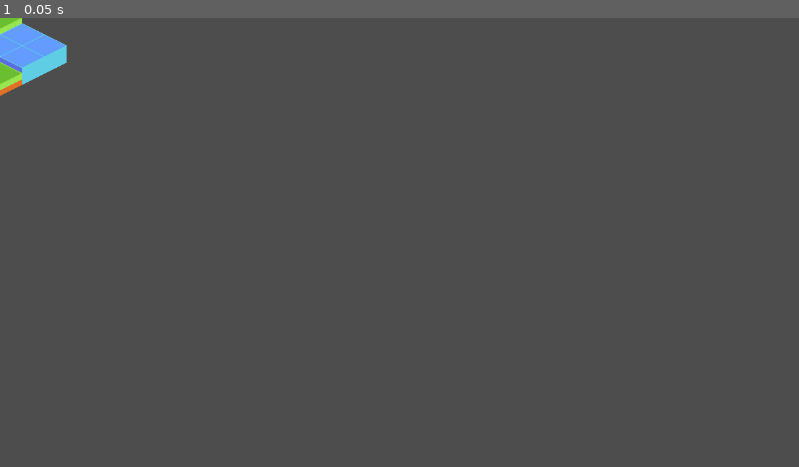
Above: before the commit, frame 1.
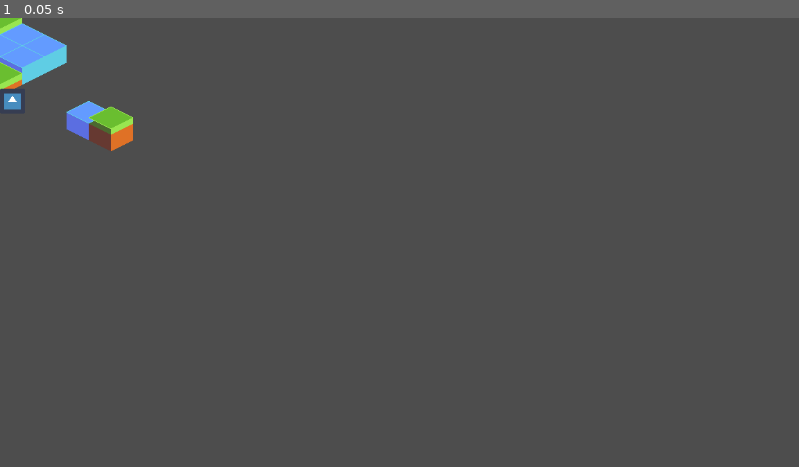
Above: after the commit, the same moment.

Repository: downflux/game
Game: Godot game, scene res://scenes/map/isometric_v2/isometric_v2.tscn
Two runs of this game, one before a commit and one after it. Both use one fixed random seed, a clock stepped at 60 frames per second and the inputs below. The project has no main scene, so this scene is started directly. The engine's default icon, where the game draws it, is replaced by a stand-in: a white triangle on a blue panel in a dark square.
Inputs:
- Up to frame 1 (0.05 s): no input

The runs differ from the first frame. In frame 1, 0.7% of the frame differs, in the area x 0-17%, y 15-30%.

Commit message:
Update isometric V2 sprite sheet

Diff:
--- a/scenes/map/isometric_v2/isometric_v2.tscn
+++ b/scenes/map/isometric_v2/isometric_v2.tscn
@@ -1,11 +1,26 @@
-[gd_scene load_steps=3 format=3 uid="uid://d07mmws12lxef"]
+[gd_scene load_steps=4 format=3 uid="uid://d07mmws12lxef"]
 
+[ext_resource type="Texture2D" uid="uid://dxur8d7jlcy3r" path="res://icon.png" id="1_krdt5"]
 [ext_resource type="TileSet" uid="uid://bxvy3qs1vwdd7" path="res://scenes/map/isometric_v2/terrain_top.tres" id="1_mh8kw"]
 [ext_resource type="TileSet" uid="uid://lv22ribevpin" path="res://scenes/map/isometric_v2/terrain_side.tres" id="2_fhlnm"]
 
 [node name="IsometricMapV2" type="Node2D"]
+y_sort_enabled = true
+
+[node name="Icon" type="Sprite2D" parent="."]
+y_sort_enabled = true
+position = Vector2(18, 120)
+scale = Vector2(0.0608333, 0.0608333)
+texture = ExtResource("1_krdt5")
 
 [node name="Layer" type="Node2D" parent="."]
+
+[node name="Side" type="TileMap" parent="Layer"]
+y_sort_enabled = true
+tile_set = ExtResource("2_fhlnm")
+format = 2
+layer_0/y_sort_enabled = true
+layer_0/tile_data = PackedInt32Array(65535, 0, 0, 0, 65536, 0, 65536, 65536, 0, 65537, 65536, 0, 1, 65536, 0, 131072, 0, 1, 131073, 0, 1, 65534, 65536, 0, 131071, 0, 0, 131070, 0, 0, 196607, 0, 0, 262143, 131072, 2, 327679, 196608, 2, 327678, 0, 3, 262142, 0, 0, 458752, 0, 0, 393216, 0, 4, 393217, 65536, 4, 458753, 131072, 4, 524289, 196608, 4, 524288, 0, 5, 589823, 65536, 5, 524287, 131072, 5, 458751, 196608, 5, 393218, 131072, 7, 458754, 131072, 7, 524290, 131072, 7, 589826, 196608, 7, 589825, 0, 8, 589824, 0, 8, 655359, 0, 8, 655358, 65536, 8, 589822, 131072, 8, 524286, 131072, 8, 458750, 131072, 8, 327677, 0, 3, 262141, 65536, 3, 131078, 0, 0, 131077, 65536, 0)
 
 [node name="Top" type="TileMap" parent="Layer"]
 z_index = 1
@@ -13,11 +28,7 @@
 tile_set = ExtResource("1_mh8kw")
 format = 2
 layer_0/y_sort_enabled = true
-layer_0/tile_data = PackedInt32Array(65535, 0, 0, 0, 65536,  …(508 unchanged characters)…  8, 524286, 131072, 8, 458750, 131072, 8)
+layer_0/tile_data = PackedInt32Array(65535, 0, 0, 0, 65536,  …(508 unchanged characters)…  8, 524286, 131072, 8, 458750, 131072, 8, 327677, 65536, 3, 262141, 131072, 3, 131078, 0, 0, 131077, 65536, 0)
 
-[node name="Side" type="TileMap" parent="Layer"]
-y_sort_enabled = true
-tile_set = ExtResource("2_fhlnm")
+[node name="CollisionBox" type="TileMap" parent="Layer"]
 format = 2
-layer_0/y_sort_enabled = true
-layer_0/tile_data = PackedInt32Array(65535, 0, 0, 0, 65536, 0, 65536, 65536, 0, 65537, 65536, 0, 1, 65536, 0, 131072, 0, 1, 131073, 0, 1, 65534, 65536, 0, 131071, 0, 0, 131070, 0, 0, 196607, 0, 0, 262143, 131072, 2, 327679, 196608, 2, 327678, 0, 3, 262142, 0, 0, 458752, 0, 0, 393216, 0, 4, 393217, 65536, 4, 458753, 131072, 4, 524289, 196608, 4, 524288, 0, 5, 589823, 65536, 5, 524287, 131072, 5, 458751, 196608, 5, 393218, 131072, 7, 458754, 131072, 7, 524290, 131072, 7, 589826, 196608, 7, 589825, 0, 8, 589824, 0, 8, 655359, 0, 8, 655358, 65536, 8, 589822, 131072, 8, 524286, 131072, 8, 458750, 131072, 8)
--- a/scenes/map/isometric_v2/terrain_top.tres
+++ b/scenes/map/isometric_v2/terrain_top.tres
@@ -77,8 +77,10 @@
 3:2/0/texture_origin = Vector2i(0, -16)
 0:1/0 = 0
 0:1/0/texture_origin = Vector2i(0, -16)
+0:1/0/z_index = -1
 2:1/0 = 0
 2:1/0/texture_origin = Vector2i(0, -16)
+2:1/0/z_index = -1
 3:1/0 = 0
 3:1/0/texture_origin = Vector2i(0, -16)
 3:6/0 = 0
Binary file changed: scenes/map/isometric_v2/assets/terrain_side.png
Binary file changed: scenes/map/isometric_v2/assets/terrain_top.png
